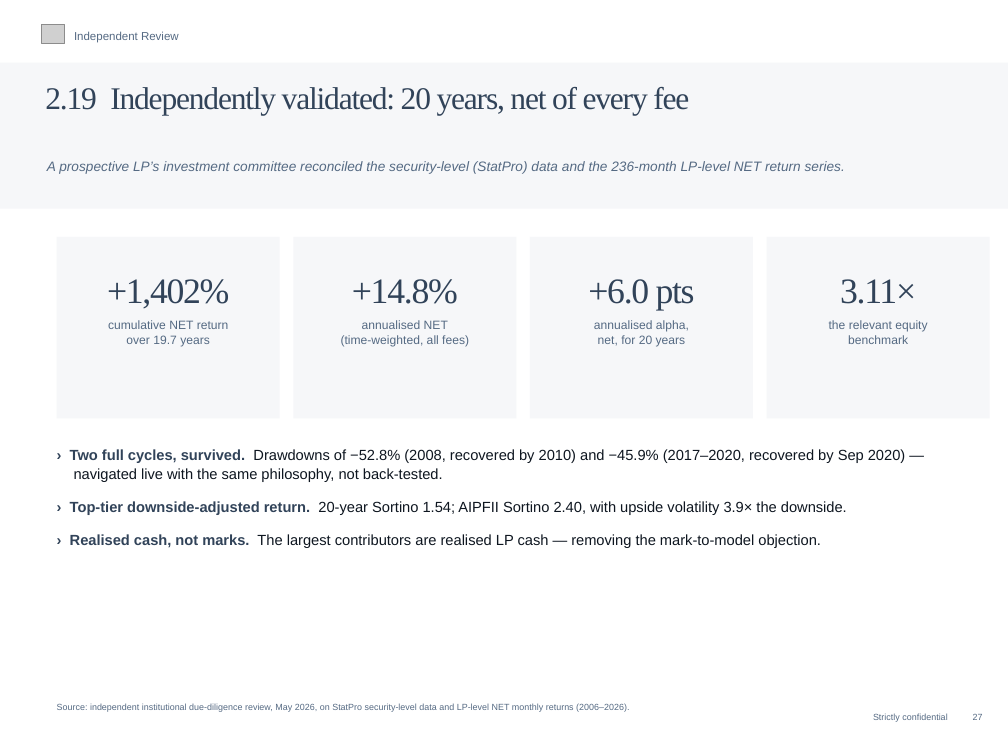
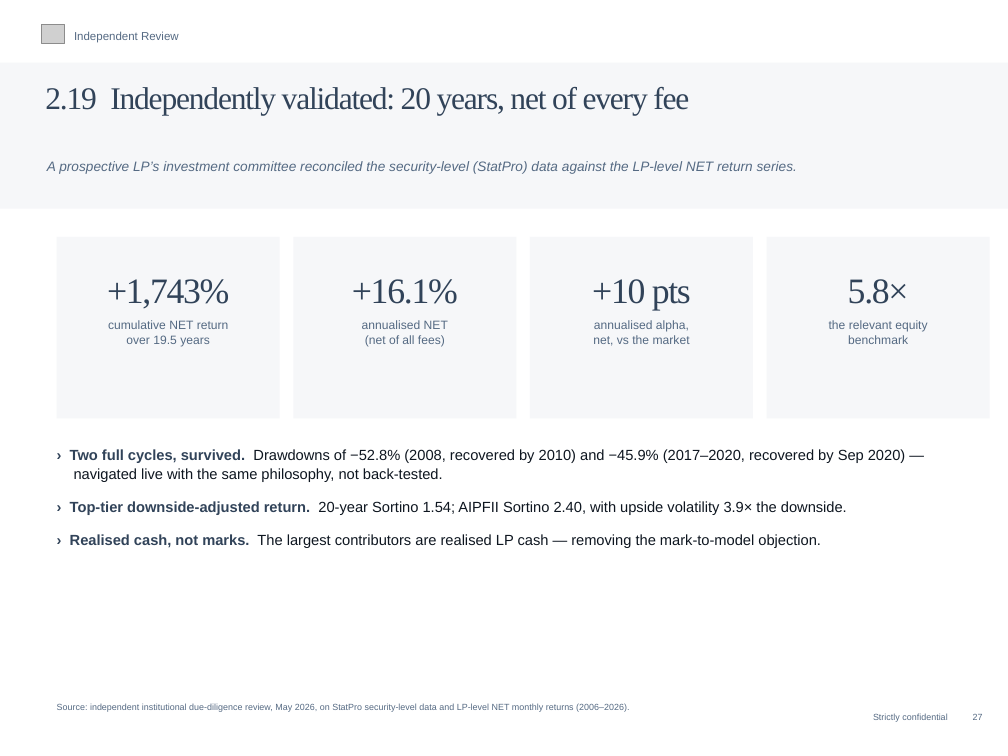
Before and after one commit to charette-lab/Claude, a slide deck: slide 30 of Athanase_Engaged_Ownership_Allocator_Deck.pptx. Drawn at 1008x756 pixels with LibreOffice and Linux fonts; fonts in the diff are those of the drawing; grey boxes stand for pictures. Boxes give left, top, right and bottom in pixels: in the first picture for what was removed or moved away, otherwise in the second. Text is boxed around its words. In the diff, an @@ line names an element or a change of style, - is before the commit and + after.

```diff
--- a/Athanase_Engaged_Ownership_Allocator_Deck.pptx
+++ b/Athanase_Engaged_Ownership_Allocator_Deck.pptx
@@ text at (x1=47, y1=161, x2=797, y2=174): text changed @@
-A prospective LP’s investment committee reconciled the security-level (StatPro) data and the 236-month LP-level NET return series.
+A prospective LP’s investment committee reconciled the security-level (StatPro) data against the LP-level NET return series.
@@ text at (x1=107, y1=279, x2=229, y2=308): text changed @@
-+1,402%
++1,743%
@@ text at (x1=352, y1=279, x2=458, y2=304): text changed @@
-+14.8%
++16.1%
@@ text at (x1=592, y1=279, x2=691, y2=310): text changed @@
-+6.0 pts
++10 pts
@@ text at (x1=848, y1=279, x2=909, y2=304): text changed @@
-3.11×
+5.8×
@@ text at (x1=126, y1=335, x2=210, y2=347): text changed @@
-over 19.7 years
+over 19.5 years
@@ text at (x1=365, y1=335, x2=445, y2=347): text changed @@
-(time-weighted, all fees)
+(net of all fees)
@@ text at (x1=593, y1=335, x2=690, y2=346): text changed @@
-net, for 20 years
+net, vs the market
```
Also in this commit, not shown: 4 other slides changed, 2 other files.
